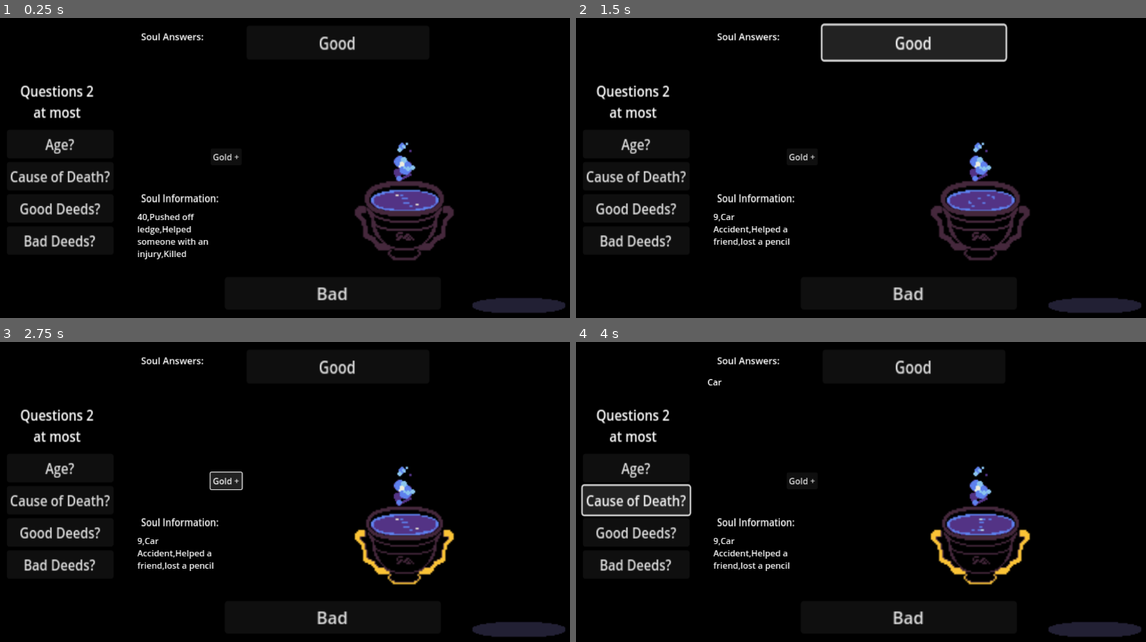
Above: before the commit, frames 1-4 (two rows, left to right).
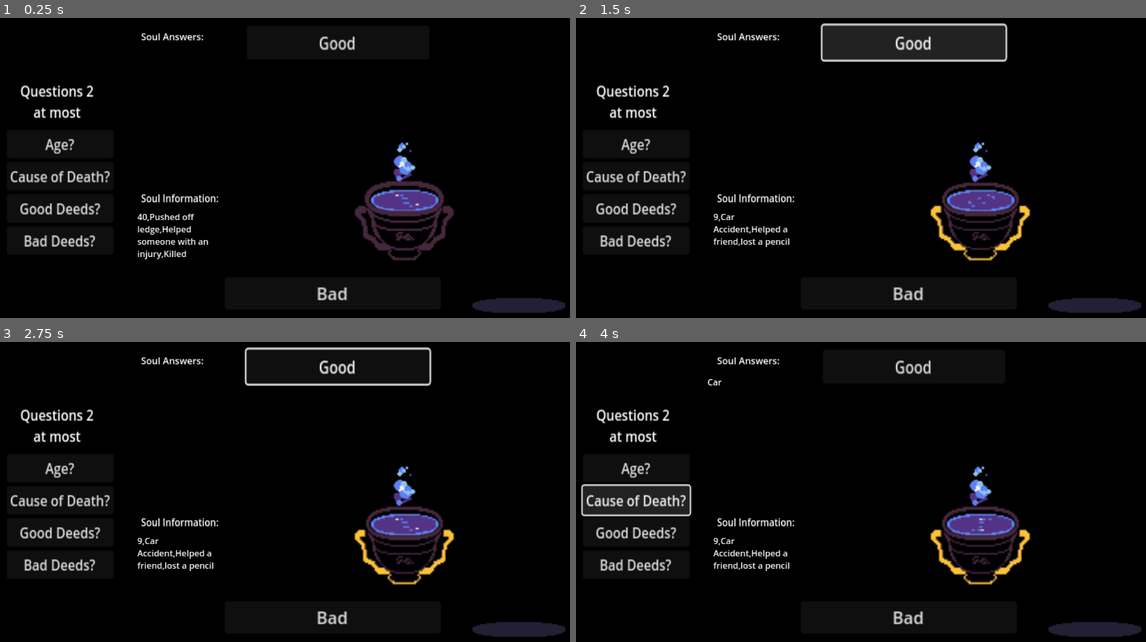
Above: after the commit, the same moments.

Repository: OwlGifter/Weightless
Game: Godot game, scene res://Scenes/game_scene.tscn
Same seed, same stepped clock (60 frames per second), same inputs: the game is played once before the commit and once after it. This scene is started directly instead of the project's main scene.
Inputs (mouse positions are in pixels of both pictures, inside the frame that each line leads up to):
- Up to frame 1 (0.25 s): no input
- Up to frame 2 (1.5 s): click "Bad" at 0.5 s; click "Good" at 1.25 s
- Up to frame 3 (2.75 s): click (228, 480) at 2 s, where only the run before the commit has a clickable "Gold +"
- Up to frame 4 (4 s): click "Age?" at 2.75 s; click "Cause of Death?" at 3.5 s

The runs differ from the first frame. In frame 1, less than 0.1% of the frame differs, in the area x 37-43%, y 45-48%; in frame 2, 0.8%; in frame 3, 1.2%, in the area x 36-76%, y 1-50%; in frame 4, less than 0.1%.

Commit message:
FINAL VERSION
yay :)

Diff:
--- a/weightless/Scenes/game_scene.tscn
+++ b/weightless/Scenes/game_scene.tscn
@@ -307,13 +307,6 @@
 scale = Vector2(3.07709, 3.07709)
 texture = ExtResource("4_1ixah")
 
-[node name="Gold + Button" type="Button" parent="."]
-offset_left = 397.589
-offset_top = 278.818
-offset_right = 455.589
-offset_bottom = 309.818
-text = "Gold +"
-
 [connection signal="animation_finished" from="Ammit/AnimationPlayer" to="." method="_on_animation_player_animation_finished"]
 [connection signal="pressed" from="Ammit/Bad" to="." method="_on_ammit_chompa_button_pressed"]
 [connection signal="pressed" from="VBoxContainer/Age?" to="." method="_on_age_pressed"]
@@ -321,4 +314,3 @@
 [connection signal="pressed" from="VBoxContainer/Good Deeds" to="." method="_on_good_deeds_pressed"]
 [connection signal="pressed" from="VBoxContainer/Bad Deeds" to="." method="_on_bad_deeds_pressed"]
 [connection signal="pressed" from="Good" to="." method="_on_good_pressed"]
-[connection signal="pressed" from="Gold + Button" to="." method="_on_gold__button_pressed"]
--- a/weightless/Scripts/game_scene.gd
+++ b/weightless/Scripts/game_scene.gd
@@ -9,7 +9,7 @@
 # Chalice
 @onready var aniChalice = $ChaliceSurface/AnimationPlayer # pool on challice
 @onready var aniSoul = $Soul/AnimationPlayer2 # soul above chalice
-@onready var aniGold0 = $"Chalice/AnimationPlayer" # Make it Gray out
+
 
 #questions available
 var questionsAvailable = 2
@@ -94,18 +94,14 @@
 
 
 func _process(_delta: float):
+	# idle animations
 	aniChalice.play("Surface_Soul")
 	aniSoul.play("Soul")
-	pass
+
 	if($music.playing == false):
 		$music.play()
 	if not NoSoulRemaining():
 		BookAnswers.text = BookanswersAge[CurrentSoul]+','+BookanswersCauseOfDeath[CurrentSoul]+','+BookanswersGoodDeed[CurrentSoul]+','+BookanswersBadDeed[CurrentSoul]
-
-
-func _on_gold__button_pressed() -> void:
-	stage += 1
-	update_cup()
 
 
 func update_cup():
@@ -123,10 +119,16 @@
 	animation.play("Bite Ammit")
 	if(CurrentSoul == 0):
 		guessedRight +=1
+		stage += 1
+		update_cup()
 	elif(CurrentSoul == 1):
 		guessedRight +=1
+		stage += 1
+		update_cup()
 	elif(CurrentSoul == 4):
 		guessedRight +=1
+		stage += 1
+		update_cup()
 	else:
 		guessedWrong +=1
 	CurrentSoul +=1
@@ -181,8 +183,12 @@
 	questionsAvailable = 2
 	if(CurrentSoul == 2):
 		guessedRight +=1
+		stage += 1
+		update_cup()
 	elif(CurrentSoul == 3):
 		guessedRight +=1
+		stage += 1
+		update_cup()
 	else:
 		guessedWrong +=1
 	CurrentSoul +=1
